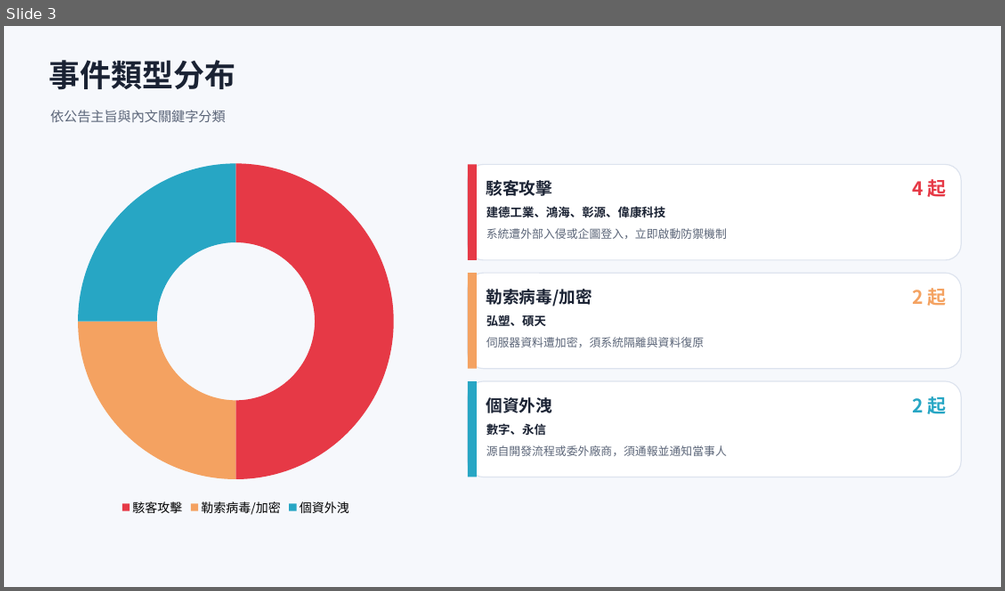
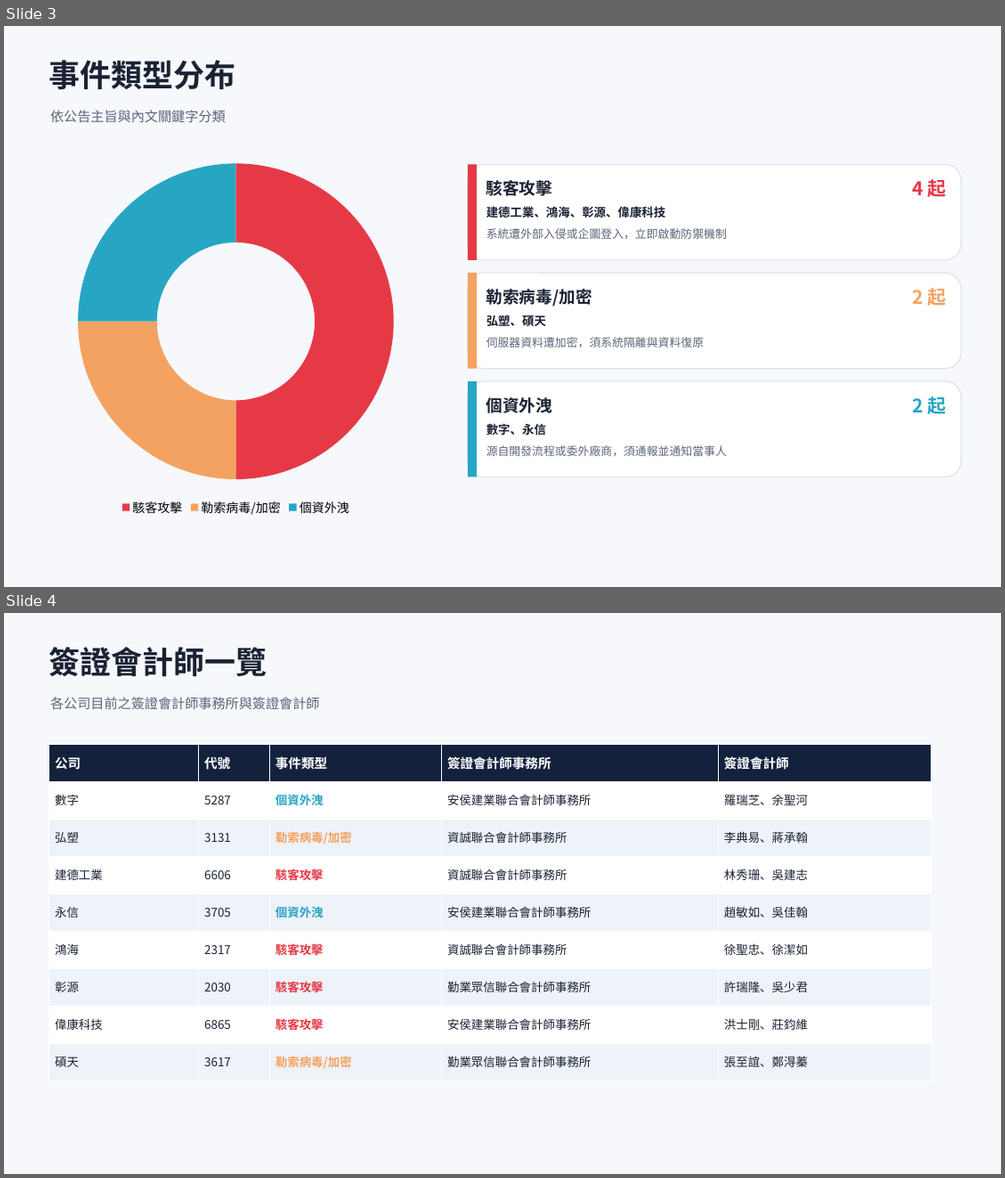
Before and after one commit to Johnnylin77/mops-isec-monitor, a slide deck: 資安事件因應分析.pptx. Shown one above the other, each under a label of ours: slide 3 before the commit, slides 3 and 4 after it. The pictures are 1005x591 and 1005x1178 pixels, drawn with LibreOffice and Linux fonts; fonts in the diff are those of the drawing. Boxes give left, top, right and bottom in pixels: in the first picture for what was removed or moved away, otherwise in the second. Text is boxed around its words. In the diff, an @@ line names an element or a change of style, - is before the commit and + after.

```diff
--- a/資安事件因應分析.pptx
+++ b/資安事件因應分析.pptx
@@ slide 4 added at <box>4,613,1001,1174</box>, background #FFFFFF @@
@@ rectangle added at <box>4,613,1001,1174</box>, fill #F6F8FC @@
@@ text added at <box>48,647,267,676</box>, 30 pt, text #1A2233, bold @@
+簽證會計師一覽
@@ text added at <box>50,697,320,709</box>, 13 pt, text #5C6679 @@
+各公司目前之簽證會計師事務所與簽證會計師
@@ table added at <box>48,744,931,1080</box>, 9 rows, 5 columns @@
+公司 | 代號 | 事件類型 | 簽證會計師事務所 | 簽證會計師
+數字 | 5287 | 個資外洩 | 安侯建業聯合會計師事務所 | 羅瑞芝、余聖河
+弘塑 | 3131 | 勒索病毒/加密 | 資誠聯合會計師事務所 | 李典易、蔣承翰
+建德工業 | 6606 | 駭客攻擊 | 資誠聯合會計師事務所 | 林秀珊、吳建志
+永信 | 3705 | 個資外洩 | 安侯建業聯合會計師事務所 | 趙敏如、吳佳翰
+鴻海 | 2317 | 駭客攻擊 | 資誠聯合會計師事務所 | 徐聖忠、徐潔如
+彰源 | 2030 | 駭客攻擊 | 勤業眾信聯合會計師事務所 | 許瑞隆、吳少君
+偉康科技 | 6865 | 駭客攻擊 | 安侯建業聯合會計師事務所 | 洪士剛、莊鈞維
+碩天 | 3617 | 勒索病毒/加密 | 勤業眾信聯合會計師事務所 | 張至誼、鄭淂蓁
```
Also in this commit, not shown: 1 other file.
